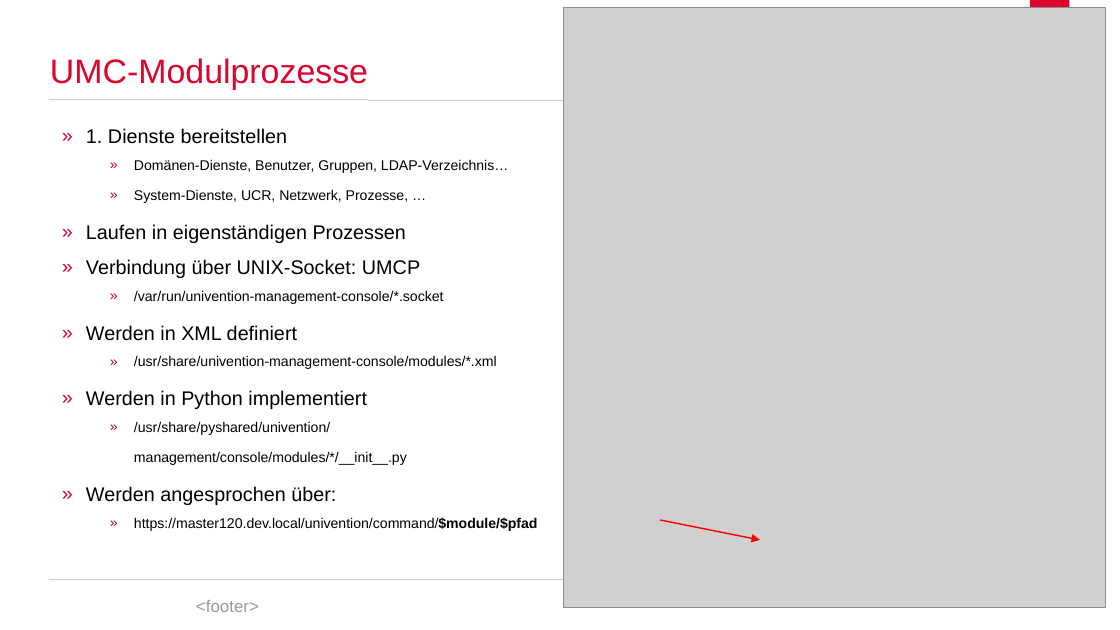
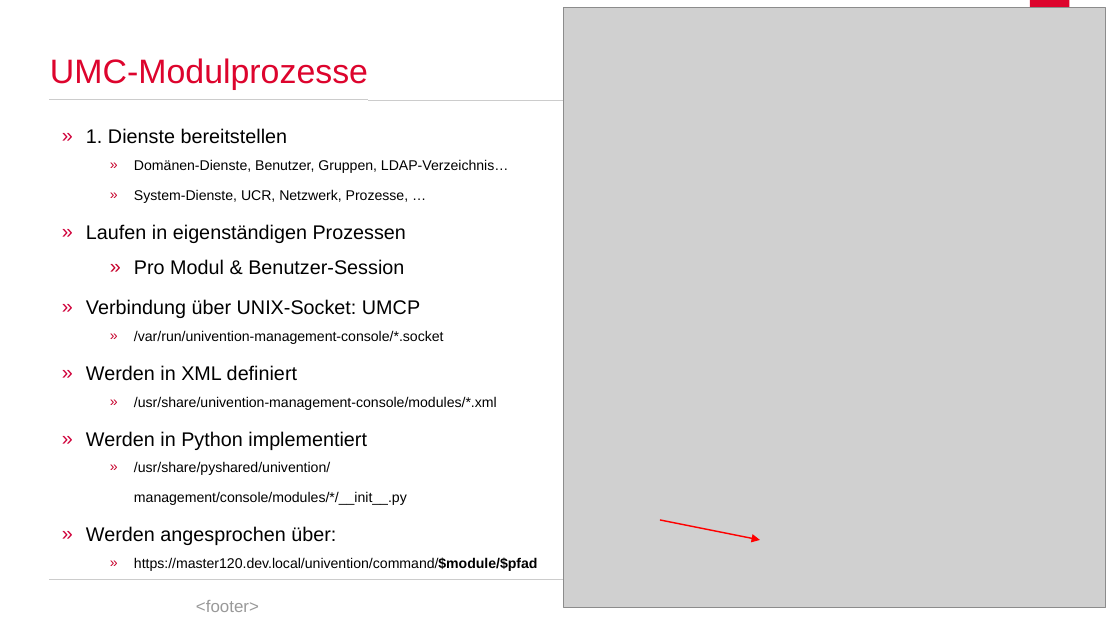
Before and after one commit to spaceone/presentations, a slide deck: slide 9 of univention-management-console/univention-management-console.odp. Drawn at 1120x630 pixels with LibreOffice and Linux fonts; fonts in the diff are those of the drawing; grey boxes stand for pictures; background and template pictures are left out. Boxes give left, top, right and bottom in pixels: in the first picture for what was removed or moved away, otherwise in the second. Text is boxed around its words. In the diff, an @@ line names an element or a change of style, - is before the commit and + after.

```diff
--- a/univention-management-console/univention-management-console.odp
+++ b/univention-management-console/univention-management-console.odp
@@ text at box(134, 259, 404, 275): paragraph added @@
+    » Pro Modul & Benutzer-Session
```
Also in this commit, not shown: 9 other slides changed, 2 slides added, 2 slides removed.
